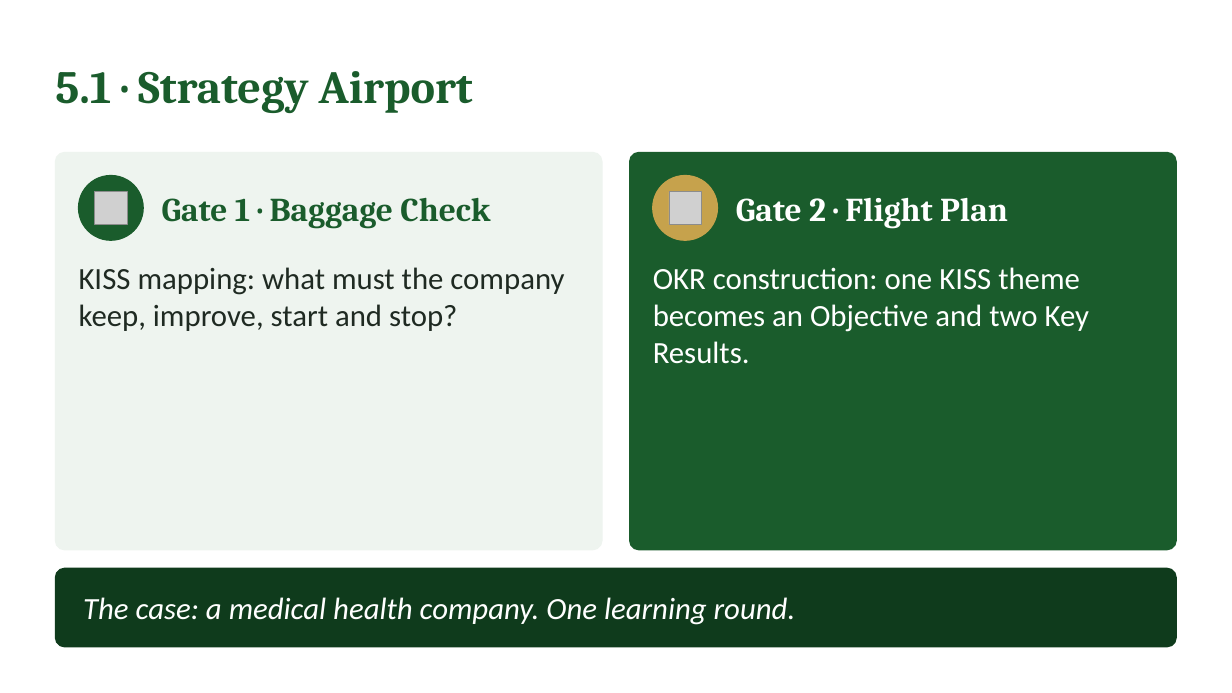
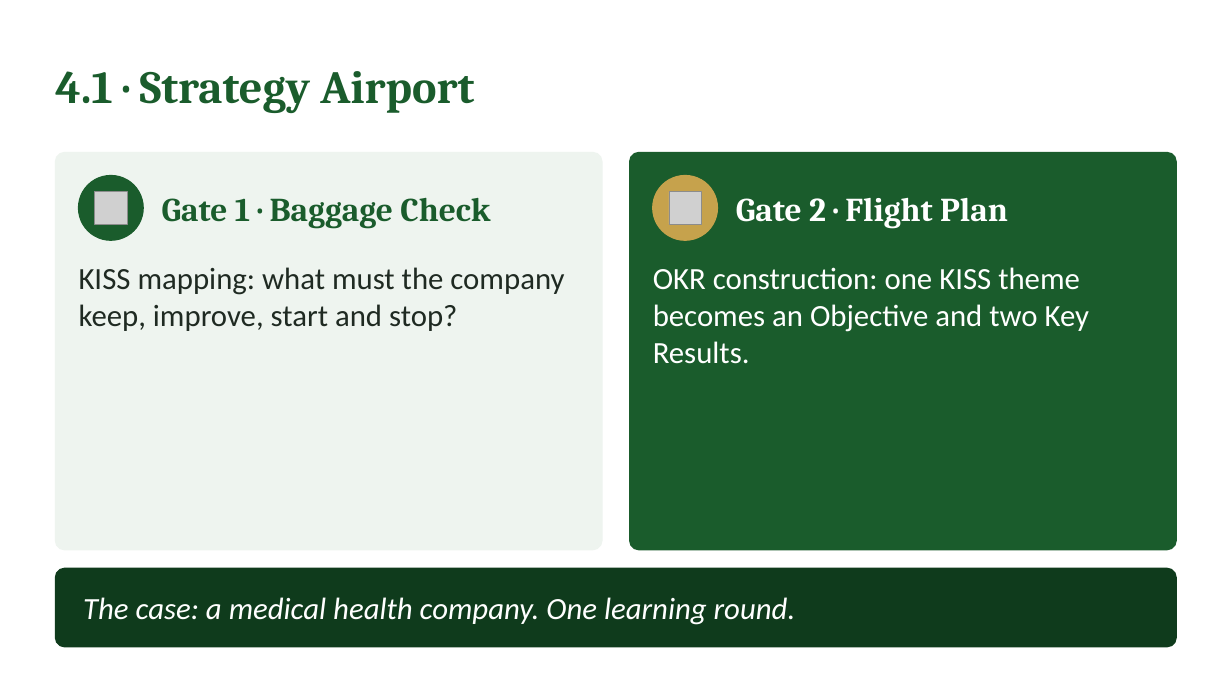
Before and after one commit to IBSL26/ibsl-platform, a slide deck: slide 30 of Unit decks/Unit 03 - SiP KISS Mapping & OKR Definition.pptx (slide 33 before the commit). Drawn at 1232x693 pixels with LibreOffice and Linux fonts; fonts in the diff are those of the drawing; grey boxes stand for pictures. Boxes give left, top, right and bottom in pixels: in the first picture for what was removed or moved away, otherwise in the second. Text is boxed around its words. In the diff, an @@ line names an element or a change of style, - is before the commit and + after.

```diff
--- a/Unit decks/Unit 03 - SiP KISS Mapping & OKR Definition.pptx
+++ b/Unit decks/Unit 03 - SiP KISS Mapping & OKR Definition.pptx
@@ text at <box>55,71,474,113</box>: text changed @@
-5.1 · Strategy Airport
+4.1 · Strategy Airport
```
Also in this commit, not shown: 4 other slides changed, 28 other files.
